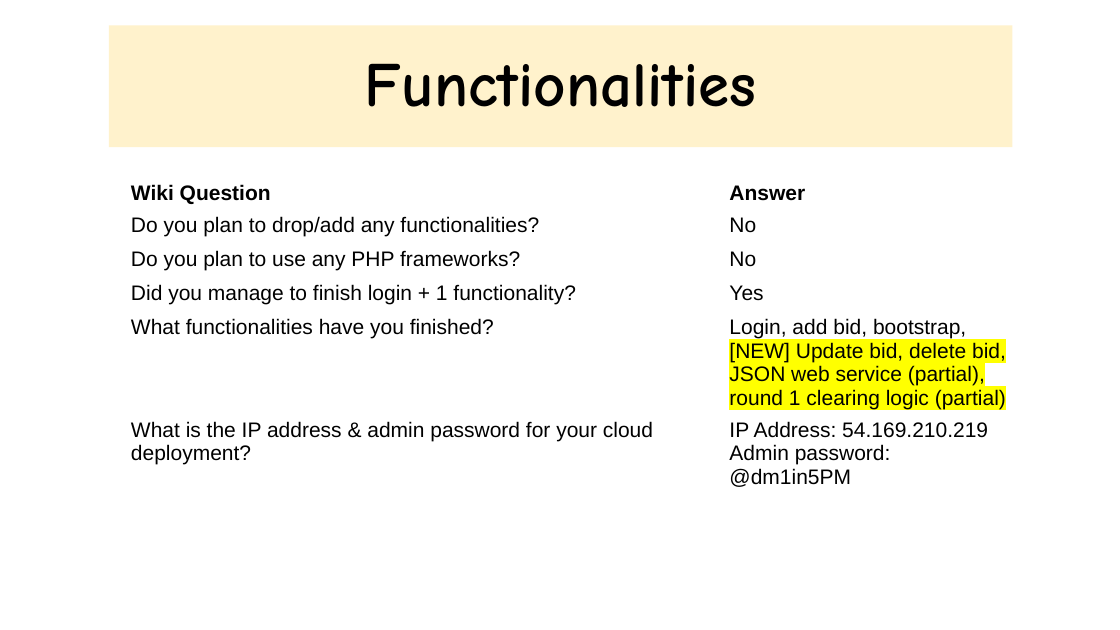
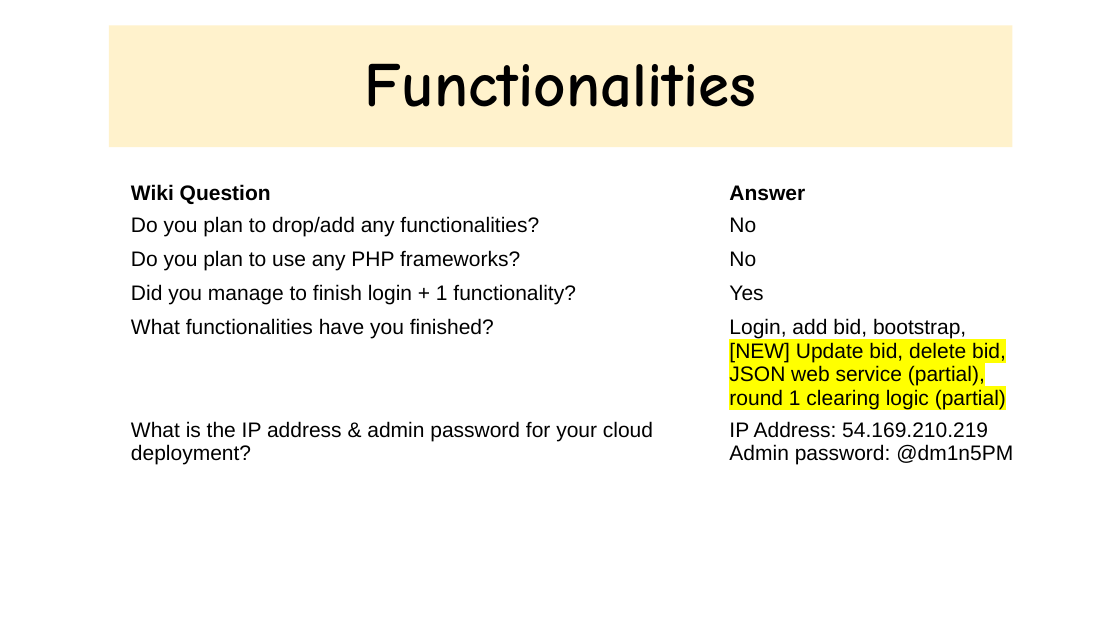
Before and after one commit to xbloh/Online-Course-Bidding-System-, a slide deck: slide 2 of presentations/Week 11 Online Review.pptx. Drawn at 1120x630 pixels with LibreOffice and Linux fonts; fonts in the diff are those of the drawing. Boxes give left, top, right and bottom in pixels: in the first picture for what was removed or moved away, otherwise in the second. Text is boxed around its words. In the diff, an @@ line names an element or a change of style, - is before the commit and + after.

Commit message:
update admin password
correction of slides

```diff
--- a/presentations/Week 11 Online Review.pptx
+++ b/presentations/Week 11 Online Review.pptx
@@ table at (123,177,1027,481) @@
-row 6, column 2: IP Address: 54.169.210.219 / Admin password: @dm1in5PM
+row 6, column 2: IP Address: 54.169.210.219 / Admin password: @dm1n5PM
```
